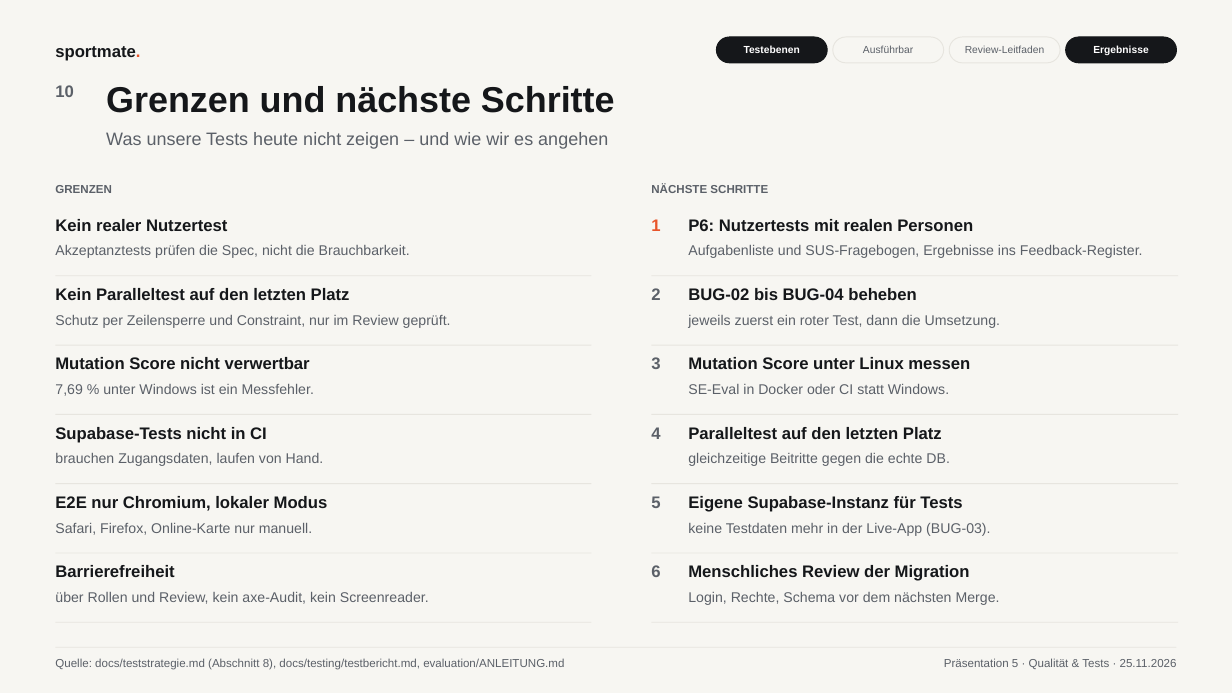
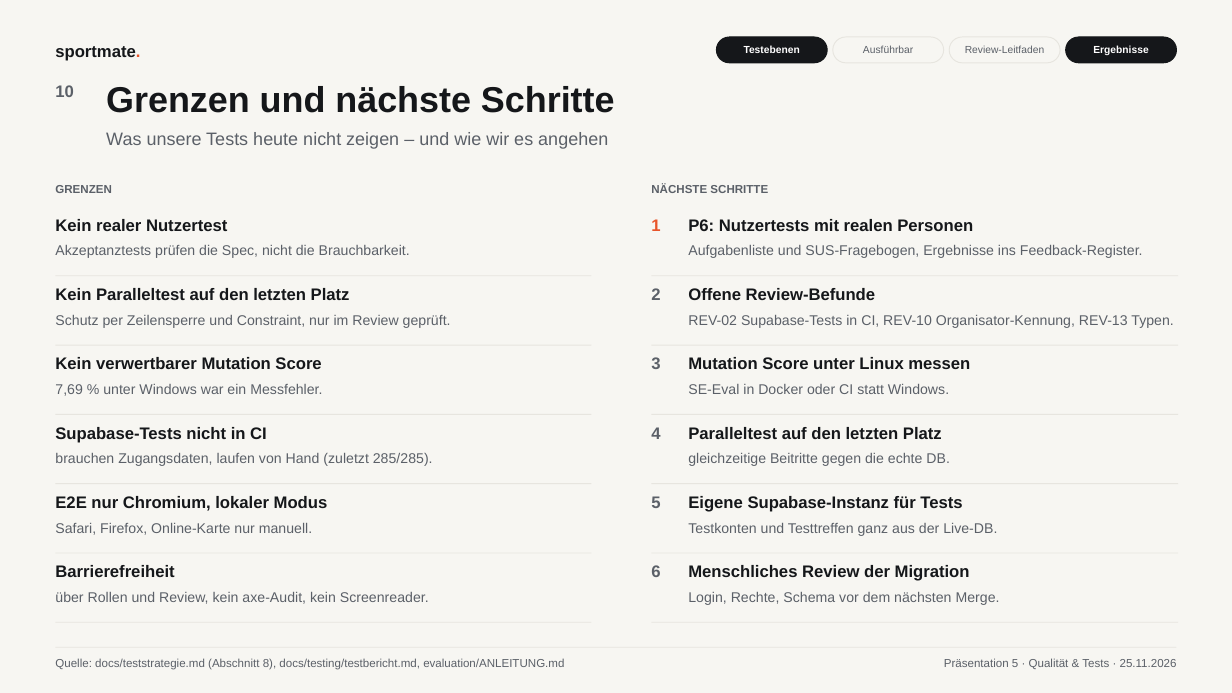
Before and after one commit to Paulo-Temme/SportMate, a slide deck: slide 10 of abgabe/praesentation-5/SportMate_P5_Qualitaet_und_Tests.pptx. Drawn at 1232x693 pixels with LibreOffice and Linux fonts; fonts in the diff are those of the drawing. Boxes give left, top, right and bottom in pixels: in the first picture for what was removed or moved away, otherwise in the second. Text is boxed around its words. In the diff, an @@ line names an element or a change of style, - is before the commit and + after.

```diff
--- a/abgabe/praesentation-5/SportMate_P5_Qualitaet_und_Tests.pptx
+++ b/abgabe/praesentation-5/SportMate_P5_Qualitaet_und_Tests.pptx
@@ text at (x1=688, y1=288, x2=876, y2=300): text changed @@
-BUG-02 bis BUG-04 beheben
+Offene Review-Befunde
@@ text at (x1=688, y1=315, x2=1173, y2=328): text changed @@
-jeweils zuerst ein roter Test, dann die Umsetzung.
+REV-02 Supabase-Tests in CI, REV-10 Organisator-Kennung, REV-13 Typen.
@@ text at (x1=55, y1=357, x2=321, y2=369): text changed @@
-Mutation Score nicht verwertbar
+Kein verwertbarer Mutation Score
@@ text at (x1=55, y1=384, x2=322, y2=396): text changed @@
-7,69 % unter Windows ist ein Messfehler.
+7,69 % unter Windows war ein Messfehler.
@@ text at (x1=55, y1=453, x2=433, y2=466): text changed @@
-brauchen Zugangsdaten, laufen von Hand.
+brauchen Zugangsdaten, laufen von Hand (zuletzt 285/285).
@@ text at (x1=688, y1=523, x2=997, y2=536): text changed @@
-keine Testdaten mehr in der Live-App (BUG-03).
+Testkonten und Testtreffen ganz aus der Live-DB.
```
Also in this commit, not shown: 7 other slides changed, 1 other file.
